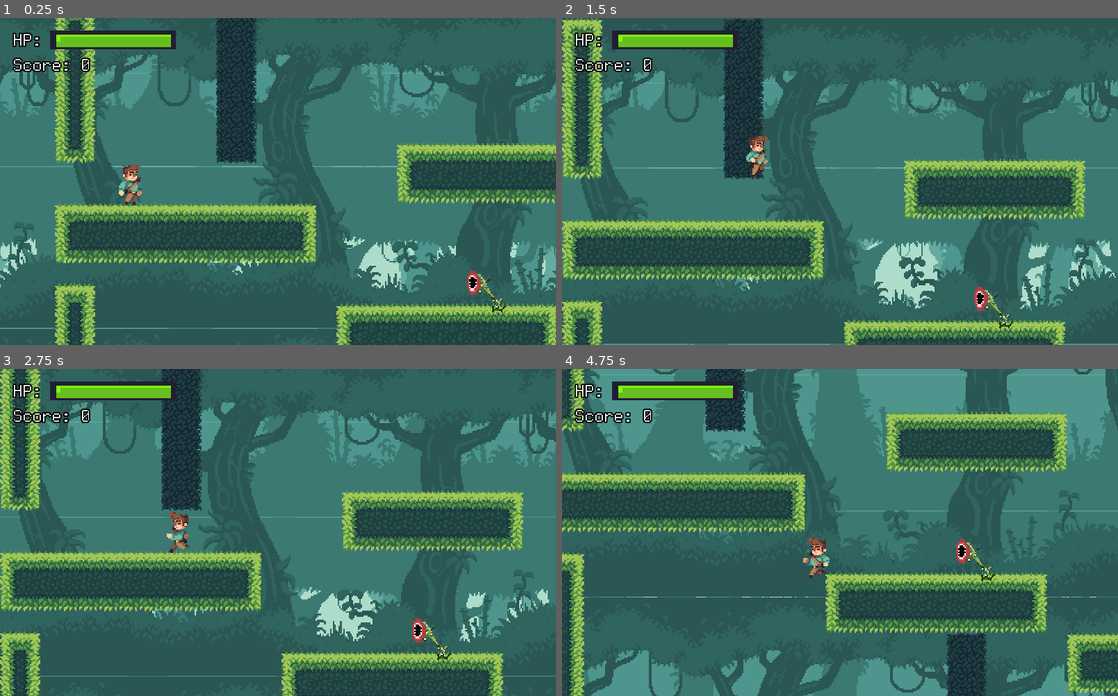
Above: before the commit, frames 1-4 (two rows, left to right).
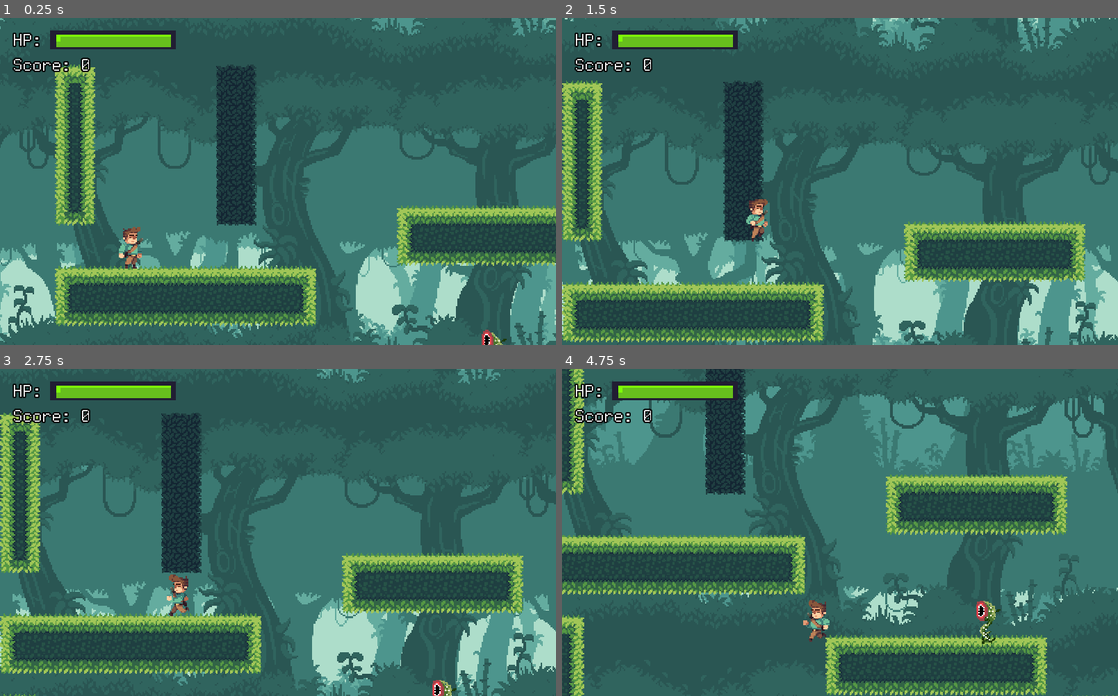
Above: after the commit, the same moments.

Repository: EduhCosta/godot-course
Game: Godot game, scene res://scenes/Main.tscn
Two runs of this game, one before a commit and one after it. Both use one fixed random seed, a clock stepped at 60 frames per second and the inputs below.
Inputs:
- Up to frame 1 (0.25 s): no input
- Up to frame 2 (1.5 s): tap Enter (ui_accept) at 0.5, 0.77 s; hold Right (ui_right) from 0.53 s (still down)
- Up to frame 3 (2.75 s): tap Enter (ui_accept) at 1.52 s; release Right (ui_right) at 2.03 s; hold Left (ui_left) from 2.03 s (still down)
- Up to frame 4 (4.75 s): release Left (ui_left) at 2.78 s; hold Right (ui_right) 2.78-4.28 s; tap Enter (ui_accept) at 3.02, 3.77, 4.52 s; hold Left (ui_left) from 4.28 s (still down)

The runs differ from the first frame. In frame 1, 42% of the frame differs, in the area x 0-100%, y 0-100%; in frame 2, 42%; in frame 3, 44%; in frame 4, 48%.

Commit message:
Define actions and colitions on character/anemy

Diff:
--- a/scenes/Inimigo.tscn
+++ b/scenes/Inimigo.tscn
@@ -1,8 +1,9 @@
-[gd_scene load_steps=16 format=2]
-
-[ext_resource path="res://assets/sprites/enemy/inimigo.png" type="Texture" id=1]
-[ext_resource path="res://assets/sounds/sfx/morder.wav" type="AudioStream" id=2]
-[ext_resource path="res://assets/sounds/sfx/explodir.wav" type="AudioStream" id=3]
+[gd_scene load_steps=17 format=2]
+
+[ext_resource path="res://scripts/Inimigo.gd" type="Script" id=1]
+[ext_resource path="res://assets/sprites/enemy/inimigo.png" type="Texture" id=2]
+[ext_resource path="res://assets/sounds/sfx/morder.wav" type="AudioStream" id=3]
+[ext_resource path="res://assets/sounds/sfx/explodir.wav" type="AudioStream" id=4]
 
 [sub_resource type="CircleShape2D" id=1]
 radius = 7.19706
@@ -194,7 +195,7 @@
 }
 
 [sub_resource type="CircleShape2D" id=6]
-radius = 8.09493
+radius = 8.08442
 
 [sub_resource type="CircleShape2D" id=7]
 radius = 70.0
@@ -238,17 +239,19 @@
 spread = 180.0
 gravity = Vector3( 0, 98, 0 )
 initial_velocity = 82.85
+angular_velocity = 0.0
 orbit_velocity = 0.0
 orbit_velocity_random = 0.0
 
 [node name="Inimigo" type="StaticBody2D"]
+script = ExtResource( 1 )
 
 [node name="Sprite" type="Sprite" parent="."]
 position = Vector2( 3.15661, 0.257023 )
 scale = Vector2( 0.933908, 1.01318 )
-texture = ExtResource( 1 )
+texture = ExtResource( 2 )
 region_enabled = true
-region_rect = Rect2( 196, 20, 62, 51 )
+region_rect = Rect2( 80.4837, 25.7782, 35.1126, 39.5017 )
 
 [node name="CollisionShape2D" type="CollisionShape2D" parent="."]
 position = Vector2( 2.82726, 10.281 )
@@ -260,11 +263,12 @@
 anims/paradoDireita = SubResource( 4 )
 anims/paradoEsquerda = SubResource( 5 )
 
-[node name="bocaInimigo" type="Area2D" parent="."]
-editor/display_folded = true
+[node name="bocaInimigo" type="Area2D" parent="." groups=[
+"inimigo",
+]]
 
 [node name="CollisionShape2D" type="CollisionShape2D" parent="bocaInimigo"]
-position = Vector2( -14.6825, -6.23284 )
+position = Vector2( -0.642555, -9.63841 )
 shape = SubResource( 6 )
 
 [node name="areaInimigo" type="Area2D" parent="."]
--- a/scenes/Main.tscn
+++ b/scenes/Main.tscn
@@ -46,7 +46,7 @@
 
 [node name="Layer0" type="ParallaxLayer" parent="ParallaxBackground"]
 motion_scale = Vector2( 0.2, 0.2 )
-motion_mirroring = Vector2( 442, 260 )
+motion_mirroring = Vector2( 442, 255 )
 
 [node name="Sprite" type="Sprite" parent="ParallaxBackground/Layer0"]
 scale = Vector2( 1.16, 1.2 )
@@ -56,7 +56,7 @@
 [node name="Layer1" type="ParallaxLayer" parent="ParallaxBackground"]
 scale = Vector2( 0.999049, 1 )
 motion_scale = Vector2( 0.4, 0.4 )
-motion_mirroring = Vector2( 442, 260 )
+motion_mirroring = Vector2( 442, 255 )
 
 [node name="Sprite" type="Sprite" parent="ParallaxBackground/Layer1"]
 scale = Vector2( 1.16596, 1.2 )
@@ -65,7 +65,7 @@
 
 [node name="Layer2" type="ParallaxLayer" parent="ParallaxBackground"]
 motion_scale = Vector2( 0.6, 0.6 )
-motion_mirroring = Vector2( 442, 260 )
+motion_mirroring = Vector2( 442, 255 )
 
 [node name="Sprite" type="Sprite" parent="ParallaxBackground/Layer2"]
 scale = Vector2( 1.16, 1.2 )
@@ -74,7 +74,7 @@
 
 [node name="Layer3" type="ParallaxLayer" parent="ParallaxBackground"]
 motion_scale = Vector2( 0.8, 0.08 )
-motion_mirroring = Vector2( 442, 260 )
+motion_mirroring = Vector2( 442, 255 )
 
 [node name="Sprite" type="Sprite" parent="ParallaxBackground/Layer3"]
 scale = Vector2( 1.2, 1.2 )
@@ -83,7 +83,7 @@
 
 [node name="Layer4" type="ParallaxLayer" parent="ParallaxBackground"]
 scale = Vector2( 0.996977, 1 )
-motion_mirroring = Vector2( 442, 260 )
+motion_mirroring = Vector2( 442, 255 )
 
 [node name="Sprite" type="Sprite" parent="ParallaxBackground/Layer4"]
 scale = Vector2( 1.16, 1.2 )
--- a/scenes/Personagem.tscn
+++ b/scenes/Personagem.tscn
@@ -41,7 +41,34 @@
 }
 
 [sub_resource type="Animation" id=3]
-resource_name = "parado"
+resource_name = "caindo"
+length = 0.5
+tracks/0/type = "value"
+tracks/0/path = NodePath("Sprite:texture")
+tracks/0/interp = 1
+tracks/0/loop_wrap = true
+tracks/0/imported = false
+tracks/0/enabled = true
+tracks/0/keys = {
+"times": PoolRealArray( 0.5 ),
+"transitions": PoolRealArray( 1 ),
+"update": 1,
+"values": [ ExtResource( 2 ) ]
+}
+tracks/1/type = "value"
+tracks/1/path = NodePath("Sprite:region_rect")
+tracks/1/interp = 1
+tracks/1/loop_wrap = true
+tracks/1/imported = false
+tracks/1/enabled = true
+tracks/1/keys = {
+"times": PoolRealArray( 0, 0.2 ),
+"transitions": PoolRealArray( 1, 1 ),
+"update": 1,
+"values": [ Rect2( 69, 4, 22, 36 ), Rect2( 104, 4, 22, 37 ) ]
+}
+
+[sub_resource type="Animation" id=4]
 length = 2.4
 loop = true
 tracks/0/type = "value"
@@ -69,9 +96,8 @@
 "values": [ ExtResource( 4 ), ExtResource( 4 ) ]
 }
 
-[sub_resource type="Animation" id=4]
-resource_name = "pulando"
-length = 2.0
+[sub_resource type="Animation" id=5]
+length = 0.5
 tracks/0/type = "value"
 tracks/0/path = NodePath("Sprite:texture")
 tracks/0/interp = 1
@@ -79,10 +105,10 @@
 tracks/0/imported = false
 tracks/0/enabled = true
 tracks/0/keys = {
-"times": PoolRealArray( 0, 2 ),
-"transitions": PoolRealArray( 1, 1 ),
-"update": 1,
-"values": [ ExtResource( 2 ), ExtResource( 2 ) ]
+"times": PoolRealArray( 0 ),
+"transitions": PoolRealArray( 1 ),
+"update": 1,
+"values": [ ExtResource( 2 ) ]
 }
 tracks/1/type = "value"
 tracks/1/path = NodePath("Sprite:region_rect")
@@ -91,52 +117,56 @@
 tracks/1/imported = false
 tracks/1/enabled = true
 tracks/1/keys = {
-"times": PoolRealArray( 0, 1, 1.2, 1.4 ),
-"transitions": PoolRealArray( 1, 1, 1, 1 ),
-"update": 1,
-"values": [ Rect2( 4, 4, 19, 36 ), Rect2( 36, 4, 20, 36 ), Rect2( 69, 4, 22, 36 ), Rect2( 104, 4, 22, 37 ) ]
-}
-
-[sub_resource type="CapsuleShape2D" id=5]
+"times": PoolRealArray( 0 ),
+"transitions": PoolRealArray( 1 ),
+"update": 1,
+"values": [ Rect2( 4, 4, 19, 36 ) ]
+}
+
+[sub_resource type="CapsuleShape2D" id=6]
 height = 11.7055
 
-[sub_resource type="RectangleShape2D" id=6]
+[sub_resource type="RectangleShape2D" id=7]
 extents = Vector2( 6.50558, 4.13871 )
 
-[sub_resource type="ParticlesMaterial" id=7]
+[sub_resource type="ParticlesMaterial" id=8]
 emission_shape = 1
 emission_sphere_radius = 13.3
 flag_disable_z = true
 spread = 180.0
 gravity = Vector3( 0, 98, 0 )
 initial_velocity = 21.58
+angular_velocity = 1.41531e-43
 orbit_velocity = 0.0
 orbit_velocity_random = 0.0
 color = Color( 0.698039, 0.054902, 0.054902, 1 )
 
-[node name="Personagem" type="KinematicBody2D"]
+[node name="Personagem" type="KinematicBody2D" groups=[
+"personagem",
+]]
 script = ExtResource( 1 )
 
 [node name="Sprite" type="Sprite" parent="."]
 texture = ExtResource( 2 )
 region_enabled = true
-region_rect = Rect2( 104, 4, 22, 37 )
+region_rect = Rect2( 4, 4, 19, 36 )
 
 [node name="CollisionShape2D" type="CollisionShape2D" parent="."]
-position = Vector2( 2.08616e-007, 0.115982 )
+position = Vector2( 2.08616e-07, 0.115982 )
 shape = SubResource( 1 )
 
 [node name="AnimationPlayer" type="AnimationPlayer" parent="."]
 anims/andando = SubResource( 2 )
-anims/parado = SubResource( 3 )
-anims/pulando = SubResource( 4 )
+anims/caindo = SubResource( 3 )
+anims/parado = SubResource( 4 )
+anims/pulando = SubResource( 5 )
 
 [node name="Camera2D" type="Camera2D" parent="."]
 current = true
 limit_left = 0
 limit_top = 0
 limit_right = 770
-limit_bottom = 460
+limit_bottom = 500
 limit_smoothed = true
 smoothing_enabled = true
 editor_draw_limits = true
@@ -146,26 +176,27 @@
 editor/display_folded = true
 
 [node name="CollisionShape2D" type="CollisionShape2D" parent="areaDano"]
-shape = SubResource( 5 )
+shape = SubResource( 6 )
 
 [node name="areaBater" type="Area2D" parent="."]
-editor/display_folded = true
 
 [node name="CollisionShape2D" type="CollisionShape2D" parent="areaBater"]
-position = Vector2( 0.0944672, 12.3753 )
-shape = SubResource( 6 )
+position = Vector2( 0.0944672, 12.5577 )
+shape = SubResource( 7 )
 
 [node name="Particles2D" type="Particles2D" parent="."]
 emitting = false
 amount = 200
 explosiveness = 1.0
-process_material = SubResource( 7 )
+process_material = SubResource( 8 )
 
 [node name="Tween" type="Tween" parent="."]
 
 [node name="tempo_invencivel" type="Timer" parent="."]
+one_shot = true
 
 [node name="tempoMorrer" type="Timer" parent="."]
+one_shot = true
 
 [node name="dano" type="AudioStreamPlayer2D" parent="."]
 stream = ExtResource( 5 )
--- /dev/null
+++ b/scripts/Inimigo.gd
@@ -0,0 +1,83 @@
+extends StaticBody2D
+
+# Variables
+var areaDetectavel = false
+var objetoPersonagem
+var direcaoInimigo = 0
+
+# Called when the node enters the scene tree for the first time.
+func _ready():
+	# Character enter on areaInimigo
+	$areaInimigo.connect("body_entered", self, "_on_areaInimigo_body_entered")
+
+	# Character leave on areaInimigo
+	$areaInimigo.connect("body_exited", self, "_on_areaInimigo_body_exited")
+
+	# Start enimy animation
+	$AnimationPlayer.play("paradoEsquerda")
+
+	# Connection animation player
+	$AnimationPlayer.connect("animation_finished", self, "endAnimation")
+	pass
+
+func _on_areaInimigo_body_entered(body):
+	if (body.is_in_group("personagem")):
+		objetoPersonagem = body
+		body.objetoInimigo = self
+		areaDetectavel = true
+	pass
+
+func _on_areaInimigo_body_exited(body):
+	if (body.is_in_group("personagem")):
+		objetoPersonagem = null
+		body.objetoInimigo = null
+		areaDetectavel = false
+	pass
+
+func _physics_process(delta):
+	if (areaDetectavel):
+		meetCharacter()
+		if (objetoPersonagem != null):
+			identifySide(objetoPersonagem)
+	pass
+
+# Start correct animation on character side
+func meetCharacter():
+	if (
+		$AnimationPlayer.current_animation != "ataqueDireita"
+		|| $AnimationPlayer.current_animation != "ataqueEsquerda"
+	):
+		if ($Sprite.flip_h == false):
+			$AnimationPlayer.play("ataqueEsquerda")
+		else:
+			$AnimationPlayer.play("ataqueDireita")
+	pass
+
+# Intentify if character enter on enemy area
+func identifySide(body):
+	if (body.position.x < position.x):
+		changeSide(false)
+	else:
+		changeSide(true)
+	pass
+
+# Change enemy view direction
+func changeSide(dir):
+	if (dir):
+		direcaoInimigo = 1
+	else:
+		direcaoInimigo = -1
+
+	# Change sprite side
+	$Sprite.flip_h = dir
+	pass
+
+
+# Finish animation
+func endAnimation(anim):
+	if anim == "ataqueDireita" || anim == "ataqueEsquerda":
+		if ($Sprite.flip_h == false):
+			$AnimationPlayer.play("paradoEsquerda")
+		else:
+			$AnimationPlayer.play("paradoDireita")
+	pass
--- a/scripts/Personagem.gd
+++ b/scripts/Personagem.gd
@@ -1,20 +1,44 @@
 extends KinematicBody2D
+
+# Signals
+signal levarDano
+signal aumentarScore
 
 # Constants
 const GRAVITY = 300
 const UP = Vector2(0, -1)
 const SPEED = 100
 const JUMP = 180
+const CAMERAMAX = 0
+const CAMERAMIN = -50
 
 # Variables
 var motion = Vector2()
 var dir = 1
+var cameraOffset = -50
+var hp = 100
+var colisorDano = false
+var objetoInimigo
 
 # Called when the node enters the scene tree for the first time.
 func _ready():
-	pass # Replace with function body.
+	# Conect damage area
+	$areaDano.connect("area_entered", self, "_on_areaDano_area_entered")
 
+	# Connect to hit area
+	$areaBater.connect("area_entered", self, "_on_areaBater_area_entered")
 
+	# Connect when exited to hit area
+	$areaBater.connect("area_exited", self, "_on_areaBater_area_exited")
+
+	# Connect dead time
+	$tempoMorrer.connect("timeout", self, "tempoMorrer")
+
+	# Start animation
+	$AnimationPlayer.play("parado")
+	pass
+
+# Define behavior
 func _physics_process(delta):
 	# Gravidade
 	if !is_on_floor():
@@ -50,9 +74,116 @@
 	if !is_on_floor():
 		if motion.y > 0:
 			if $AnimationPlayer.current_animation == "pulando":
-				# $AnimationPlayer.play("caindo")
-				pass
+				$AnimationPlayer.play("caindo")
+
 
 	# Physic
 	move_and_slide(motion, UP)
+
+	# Move camera
+	$Camera2D.offset.y = cameraOffset
+	if Input.is_action_pressed("ui_down"):
+		cameraOffset += 1
+	if !Input.is_action_pressed("ui_down"):
+		cameraOffset -= 1
+
+	# Max camera
+	if cameraOffset > 0 :
+		cameraOffset = CAMERAMAX
+
+	# MIN camera
+	if cameraOffset < -50 :
+		cameraOffset = CAMERAMIN
+
+	# Dead
+	if hp <= 0:
+		dead()
+
 	pass
+
+# Dead method
+func dead():
+	$Particles2D.emitting = true
+	$Sprite.visible = false
+	$tempoMorrer.start()
+	set_physics_process(false)
+	pass
+
+# Restart scene
+func tempoMorrer():
+	get_tree().reload_current_scene()
+	pass
+
+# Colission with enemy
+func _on_areaDano_area_entered(area):
+	if area.is_in_group("inimigo"):
+		if $tempo_invencivel.time_left == 0:
+			if colisorDano == false:
+				$tempo_invencivel.start()
+				hit()
+				hp -= 10
+				emit_signal("levarDano", 10)
+			else:
+				area.get_owner().call_deferred("explodir")
+				motion.y = -(JUMP / 2)
+				$pulo.play()
+				emit_signal("aumentarScore", 50)
+	pass
+
+# Called when player is hit
+func hit():
+	# Color transition
+	$Tween.interpolate_property(
+		$Sprite,
+		"modulate",
+		Color(0.55, 0, 0, 1),
+		Color(1, 1, 1, 1),
+		.5,
+		Tween.TRANS_BOUNCE,
+		Tween.EASE_IN_OUT
+	)
+	# Size transition
+	$Tween.interpolate_property(
+		$Sprite,
+		"scale",
+		Vector2(0.5, 0.5),
+		Vector2(1, 1),
+		.5,
+		Tween.TRANS_BOUNCE,
+		Tween.EASE_IN_OUT
+	)
+
+	# Enemy direction
+	var direction
+	if objetoInimigo != null:
+		if objetoInimigo.direcaoInimigo == -1:
+			direction = Vector2(position.x - 30, position.y)
+		else:
+			direction = Vector2(position.x + 30, position.y)
+
+		$Tween.interpolate_property(
+			self,
+			"position",
+			Vector2(position.x, position.y),
+			direction,
+			.5,
+			Tween.TRANS_BOUNCE,
+			Tween.EASE_IN_OUT
+		)
+
+		# Start tween
+		$dano.play()
+		$Tween.start()
+	pass
+
+# Called when jump on head of enemy
+func _on_areaBater_area_entered(area):
+	if area.is_in_group("inimigo"):
+		colisorDano = true
+	pass
+
+# Called when exited of enemy area
+func _on_areaBater_area_exited(area):
+	if area.is_in_group("inimigo"):
+		colisorDano = false
+	pass
Not shown: 1 places in scenes/Inimigo.tscn that only renumber resources
Not shown: 1 places in scenes/Personagem.tscn that only renumber resources
